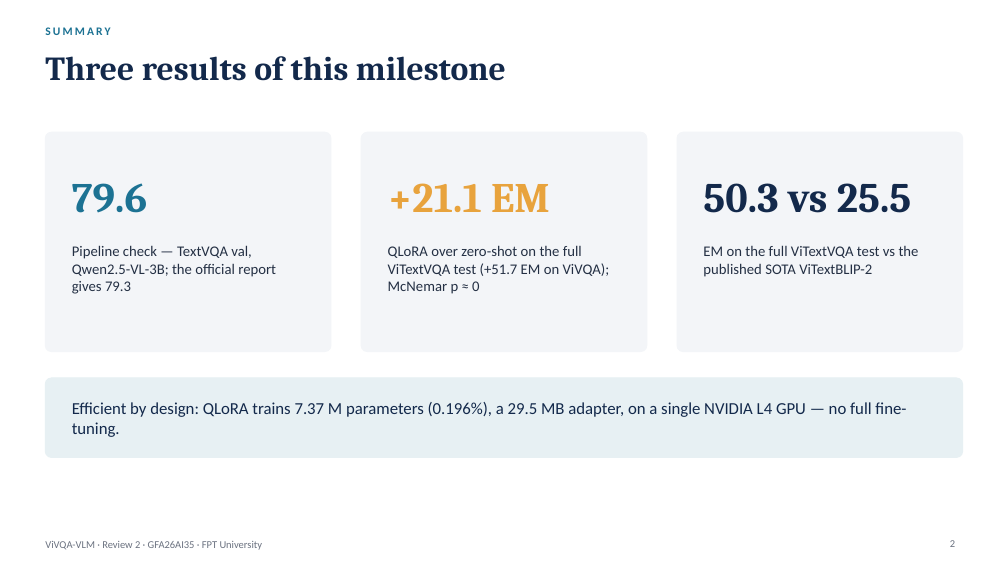
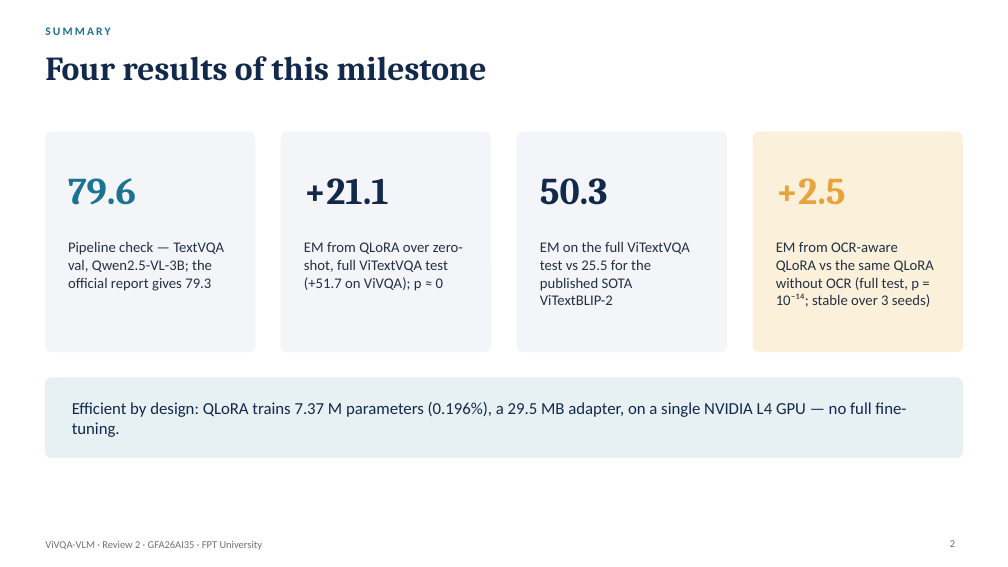
Before and after one commit to PLHGNAOH/ViVQA-VLM, a slide deck: slide 2 of docs/W07/ViVQA-VLM_Review2_EN.pptx. Drawn at 1008x567 pixels with LibreOffice and Linux fonts; fonts in the diff are those of the drawing. Boxes give left, top, right and bottom in pixels: in the first picture for what was removed or moved away, otherwise in the second. Text is boxed around its words. In the diff, an @@ line names an element or a change of style, - is before the commit and + after.

```diff
--- a/docs/W07/ViVQA-VLM_Review2_EN.pptx
+++ b/docs/W07/ViVQA-VLM_Review2_EN.pptx
@@ title at (45,56,487,81): text changed @@
-Three results of this milestone
+Four results of this milestone
@@ rounded rectangle: place and size @@
-rounded rectangle at (45,132,331,352)
+rounded rectangle at (45,132,255,352)
@@ rounded rectangle at (45,132,255,352): proportions changed @@
@@ rounded rectangle added at (281,132,491,352), fill #F3F5F8, outline #F3F5F8 1 pt @@
@@ rounded rectangle at (517,132,727,352): proportions changed @@
@@ rounded rectangle: place and size @@
-rounded rectangle at (361,132,647,352)
+rounded rectangle at (517,132,727,352)
@@ rounded rectangle: place and size @@
-rounded rectangle at (678,132,963,352)
+rounded rectangle at (753,132,963,352)
@@ rounded rectangle at (753,132,963,352): fill #F3F5F8 to #FBF0DA; outline #F3F5F8 1 pt to #FBF0DA 1 pt; proportions changed @@
@@ text "79.6" at (68,178,136,205): size 40 to 36 pt @@
@@ text at (304,178,389,204): text changed; size 40 to 36 pt; text colour #E8A33D to #13294B @@
-+21.1 EM
++21.1
@@ text at (540,178,608,205): text changed; size 40 to 36 pt @@
-50.3 vs 25.5
+50.3
@@ text added at (776,178,846,205), 36 pt, text #E8A33D, bold @@
++2.5
@@ text "Pipeline check — TextVQA val, ..." rewrapped from (72,245,276,294) to (68,241,224,291) @@
@@ text at (304,242,463,291): text changed @@
-QLoRA over zero-shot on the full ViTextVQA test (+51.7 EM on ViVQA); McNemar p ≈ 0
+EM from QLoRA over zero-shot, full ViTextVQA test (+51.7 on ViVQA); p ≈ 0
@@ text at (540,241,690,305): text changed @@
-EM on the full ViTextVQA test vs the published SOTA ViTextBLIP-2
+EM on the full ViTextVQA test vs 25.5 for the published SOTA ViTextBLIP-2
@@ text added at (776,242,934,307), 14 pt, text #243044 @@
+EM from OCR-aware QLoRA vs the same QLoRA without OCR (full test, p = 10⁻¹⁴; stable over 3 seeds)
```
Also in this commit, not shown: 9 other slides changed, 4 slides added, 5 other files.
